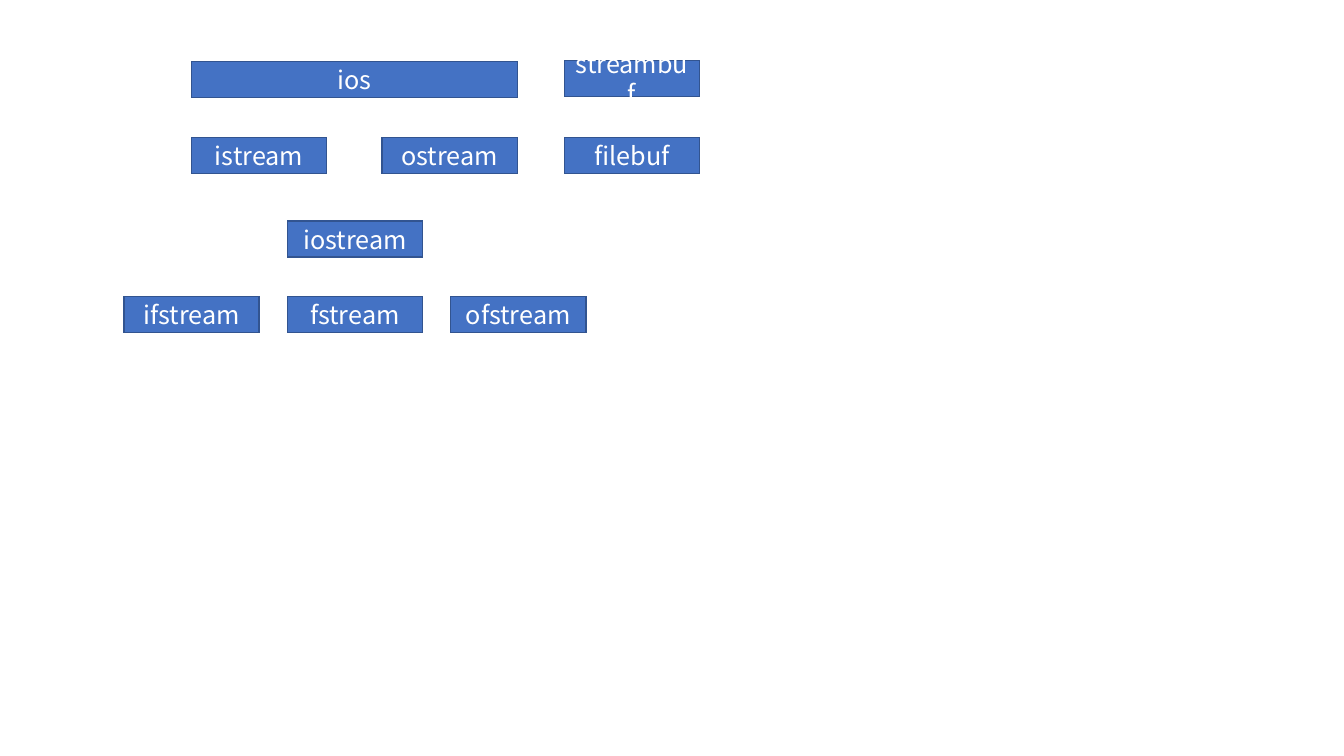
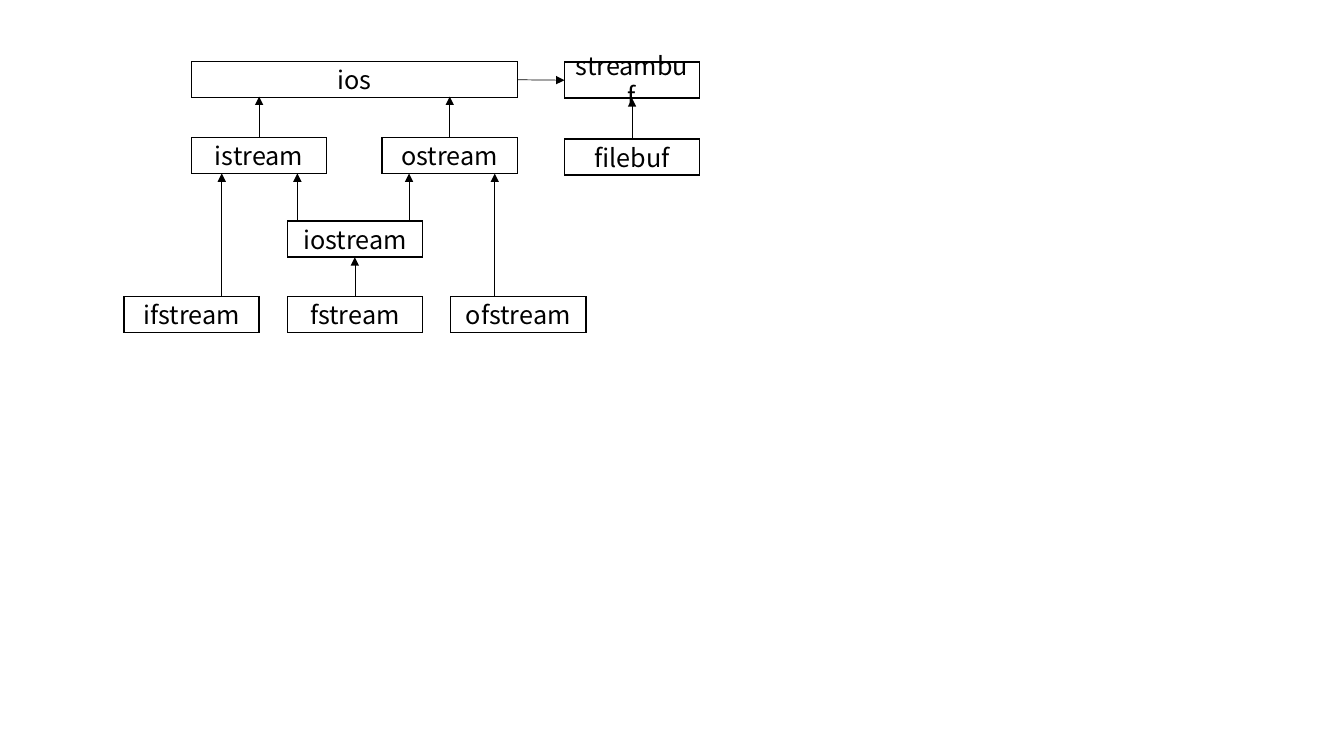
Before and after one commit to RoureYungLoo/RoureYungLoo.github.io, a slide deck: slide 1 of docs/chart.pptx. Drawn at 1344x756 pixels with LibreOffice and Linux fonts; fonts in the diff are those of the drawing. Boxes give left, top, right and bottom in pixels: in the first picture for what was removed or moved away, otherwise in the second. Text is boxed around its words. In the diff, an @@ line names an element or a change of style, - is before the commit and + after.

```diff
--- a/docs/chart.pptx
+++ b/docs/chart.pptx
@@ arrow added from (517, 80) to (565, 81), #000000 0.5 pt @@
@@ arrow added from (259, 137) to (259, 97), #000000 0.5 pt @@
@@ arrow added from (450, 137) to (450, 97), #000000 0.5 pt @@
@@ arrow added from (632, 139) to (632, 98), #000000 0.5 pt @@
@@ text colour #FFFFFF to #000000; fill #4472C4 to #FFFFFF; outline #325491 1 pt to #000000 1 pt in 9 elements at <box>192,62,517,98</box>, <box>192,137,327,173</box>, <box>382,137,517,173</box>, <box>287,221,422,257</box>, <box>124,296,259,333</box>, <box>287,296,422,333</box>, <box>451,296,586,333</box>, <box>565,63,700,99</box>, <box>565,139,700,175</box> @@
@@ arrow added from (222, 296) to (222, 173), #000000 0.5 pt @@
@@ arrow added from (297, 221) to (297, 173), #000000 0.5 pt @@
@@ arrow added from (409, 221) to (409, 173), #000000 0.5 pt @@
@@ arrow added from (495, 297) to (495, 173), #000000 0.5 pt @@
@@ arrow added from (355, 296) to (355, 257), #000000 0.5 pt @@
```
Also in this commit, not shown: 1 slide added, 16 other files.
